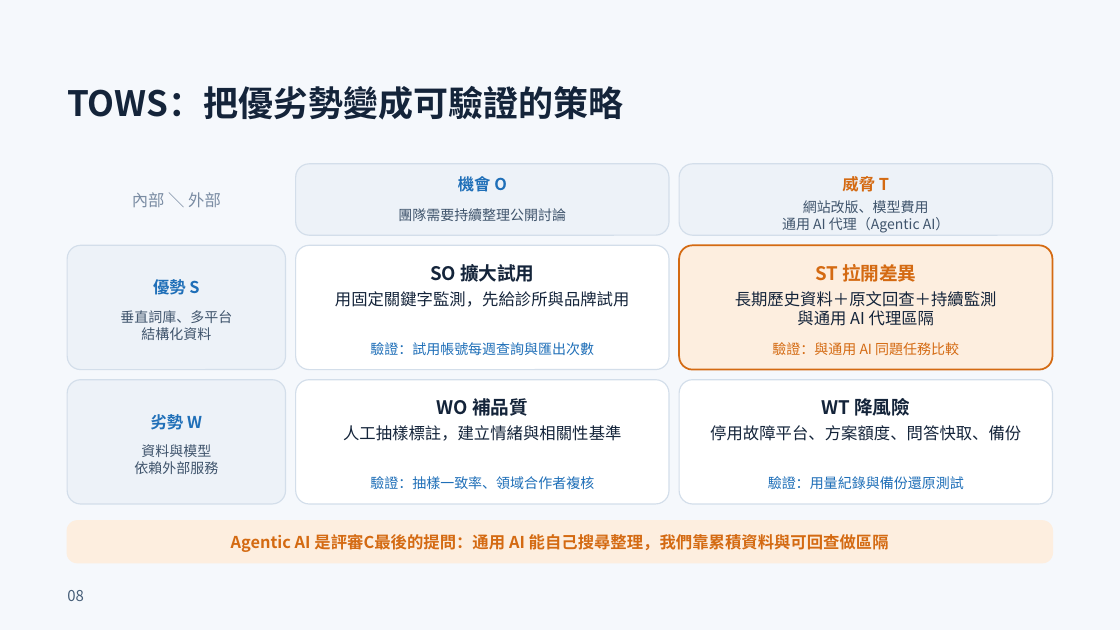
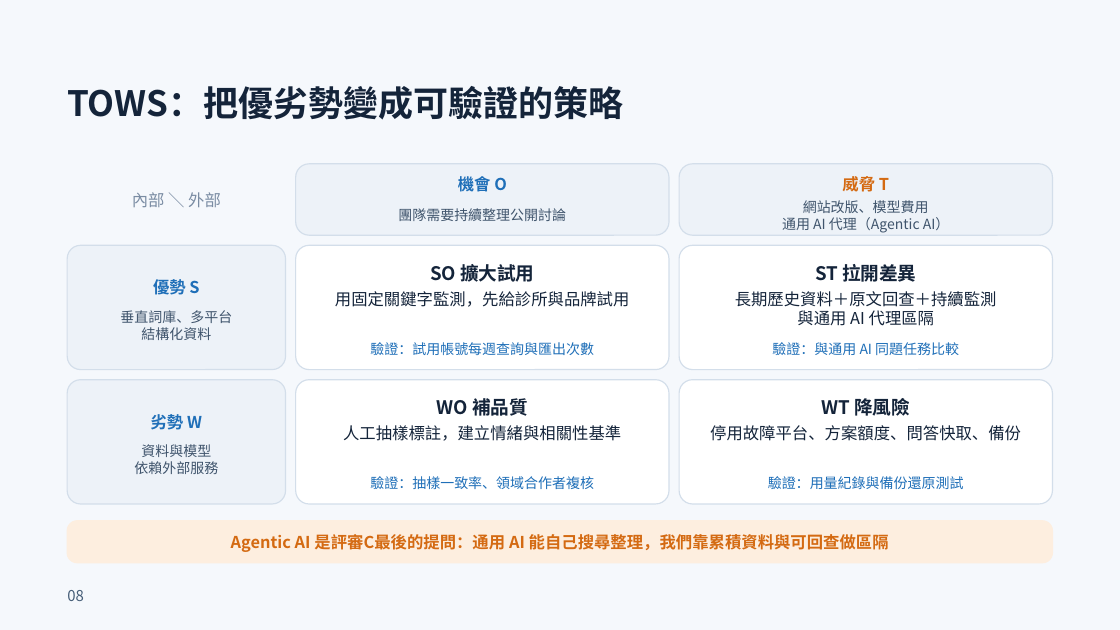
Before and after one commit to xujiaquan05/115405, a slide deck: slide 8 of output/ppt-review-20261011/final/MeBOD_複審簡報_第二輪修訂版.pptx. Drawn at 1120x630 pixels with LibreOffice and Linux fonts; fonts in the diff are those of the drawing. Boxes give left, top, right and bottom in pixels: in the first picture for what was removed or moved away, otherwise in the second. Text is boxed around its words. In the diff, an @@ line names an element or a change of style, - is before the commit and + after.

```diff
--- a/output/ppt-review-20261011/final/MeBOD_複審簡報_第二輪修訂版.pptx
+++ b/output/ppt-review-20261011/final/MeBOD_複審簡報_第二輪修訂版.pptx
@@ text "ST 拉開差異" at (815, 264, 916, 282): text colour #D46A12 to #14243A @@
@@ rounded rectangle at (680, 245, 1054, 370): fill #FDEEDF to #FFFFFF; outline #D46A12 1.5 pt to #D3DEEA 1 pt @@
@@ text "驗證：與通用 AI 同題任務比較" at (772, 342, 959, 355): text colour #D46A12 to #1F6FB8 @@
```
Also in this commit, not shown: 4 other slides changed, 2 other files.
